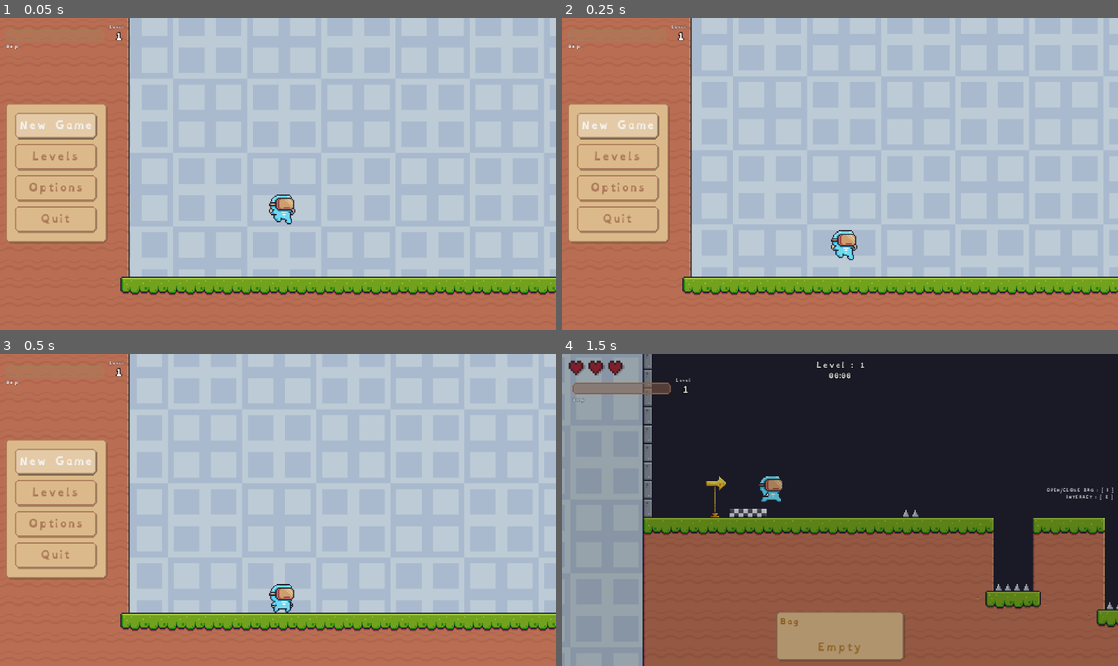
Above: before the commit, frames 1-4 (two rows, left to right).
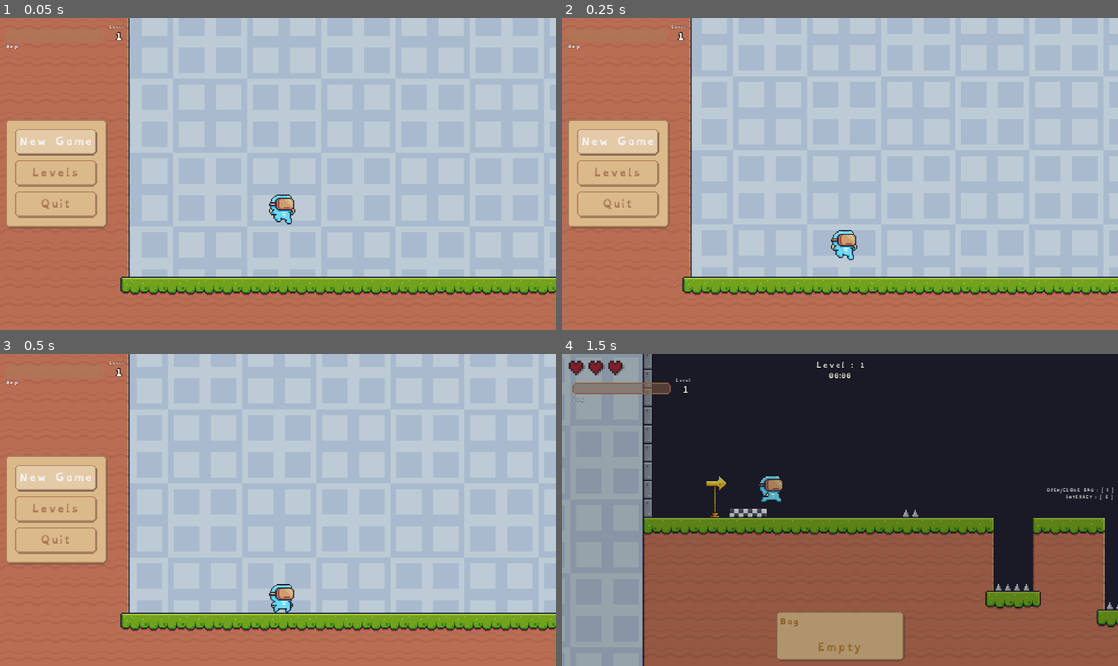
Above: after the commit, the same moments.

Repository: bennytha/platformer
Game: Godot game, scene res://game/screens/start_screen/start_screen.tscn
Two runs of this game, one before a commit and one after it. Both use one fixed random seed, a clock stepped at 60 frames per second and the inputs below.
Inputs (mouse positions are in pixels of both pictures, inside the frame that each line leads up to):
- Up to frame 1 (0.05 s): no input
- Up to frame 2 (0.25 s): no input
- Up to frame 3 (0.5 s): no input
- Up to frame 4 (1.5 s): click "New Game" at 0.5 s; tap Enter at 1.25 s; move the mouse to (962, 494) at 1.27 s; hold D (move_right) from 1.28 s (still down); tap I (bag) at 1.35 s; click (962, 494) at 1.42 s

The runs differ from the first frame. In frame 1, 4.0% of the frame differs, in the area x 1-20%, y 27-73%; in frame 2, 4.0%; in frame 3, 4.0%; in frame 4, nothing differs.

Commit message:
clean ups

Diff:
--- a/game/screens/start_screen/ui/Start_screen_menu.tscn
+++ b/game/screens/start_screen/ui/Start_screen_menu.tscn
@@ -61,6 +61,7 @@
 script = ExtResource("3_1kxvy")
 
 [node name="Options" type="Button" parent="MarginContainer/PanelContainer/MarginContainer/VBoxContainer" unique_id=559756734]
+visible = false
 layout_mode = 2
 text = "Options"
 script = ExtResource("3_1kxvy")
--- a/project.godot
+++ b/project.godot
@@ -12,7 +12,7 @@
 
 config/name="Grand Fruit Theft"
 config/description="Our hero is in a land of fruit resource and want to get all the fruits as he can."
-config/version="0.1.3"
+config/version="0.1.4"
 run/main_scene="uid://d3mwkhnywdy54"
 config/features=PackedStringArray("4.7", "GL Compatibility")
 boot_splash/image="uid://b2ilw4kpcg0f1"
Not shown, changed: export_presets.cfg
